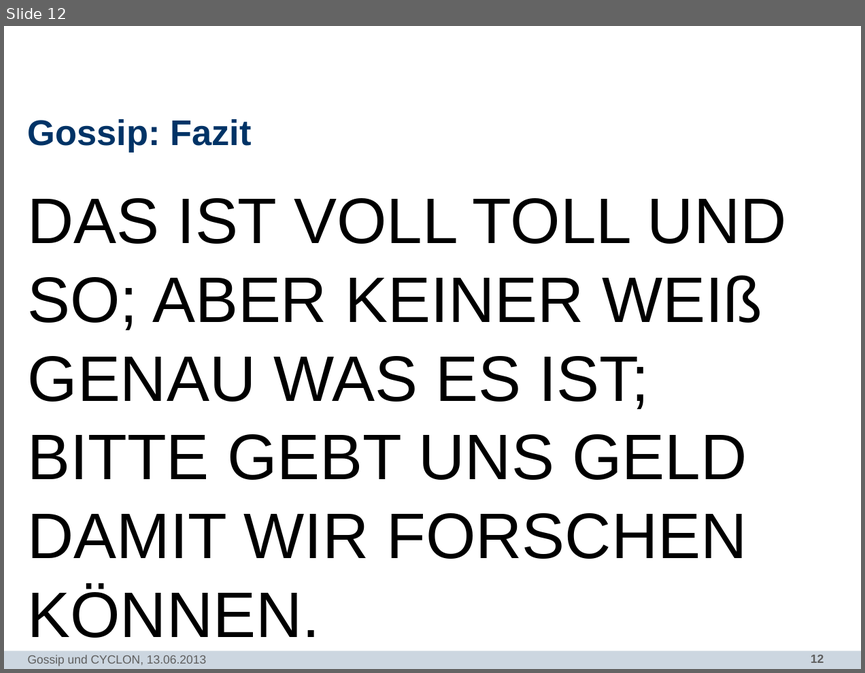
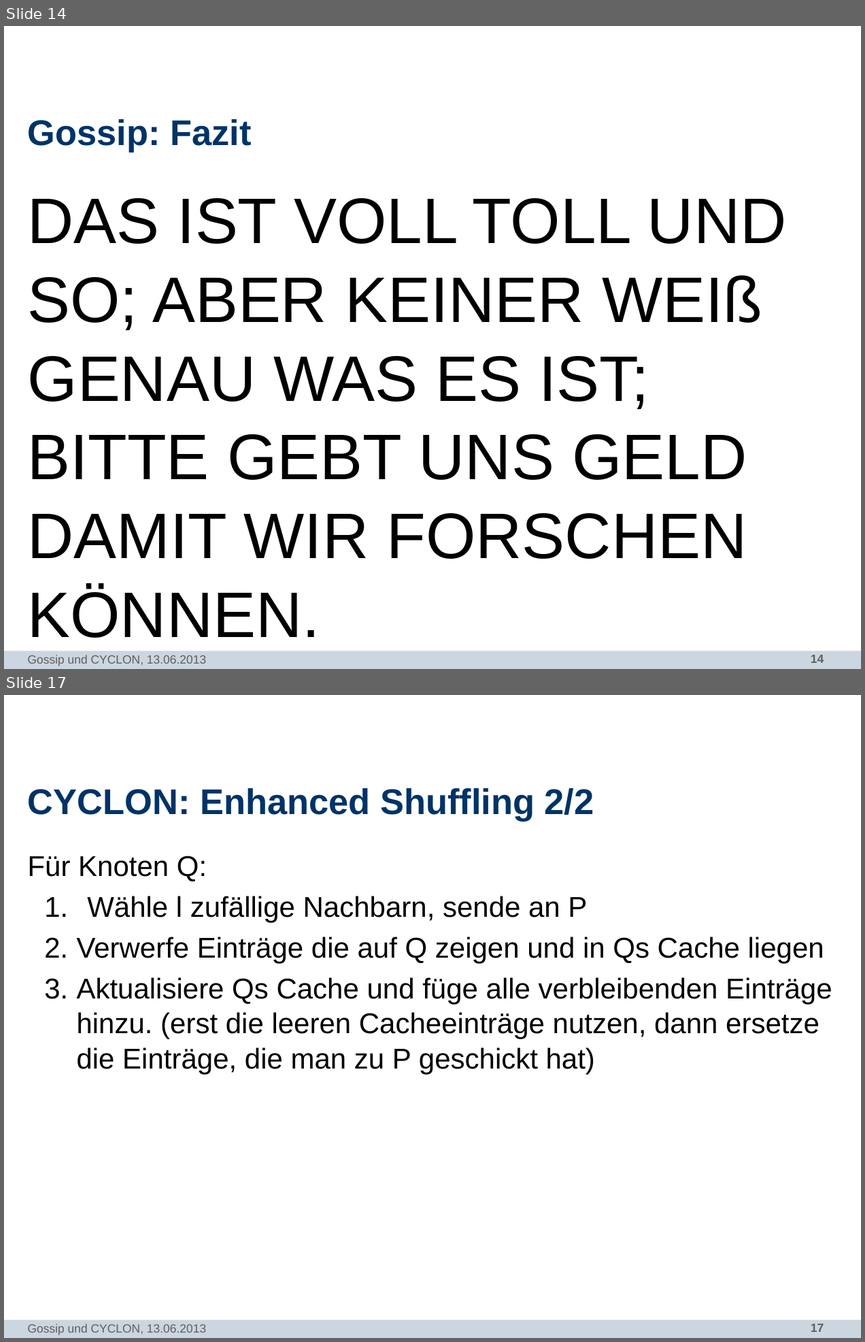
Before and after one commit to N8Fear/DistributedSystems, a slide deck: Vortrag/[MASTER] Präsentation.pptx. Shown one above the other, each under a label of ours: slide 12 before the commit, slides 14 and 17 after it; the slides between them are not shown. The pictures are 865x673 and 865x1342 pixels, drawn with LibreOffice and Linux fonts; fonts in the diff are those of the drawing; background and template pictures are left out. Boxes give left, top, right and bottom in pixels: in the first picture for what was removed or moved away, otherwise in the second. Text is boxed around its words. In the diff, an @@ line names an element or a change of style, - is before the commit and + after.

```diff
--- a/Vortrag/[MASTER] Präsentation.pptx
+++ b/Vortrag/[MASTER] Präsentation.pptx
@@ slide 17 added at (x1=4, y1=695, x2=861, y2=1338), background #FFFFFF; not listed: 2 template elements that a slide beside it also shows @@
@@ title added at (x1=28, y1=788, x2=594, y2=821), 30 pt, text #003366, bold @@
+CYCLON: Enhanced Shuffling 2/2
@@ text added at (x1=28, y1=855, x2=832, y2=1074), 24 pt, text #000000 @@
+Für Knoten Q:
+  1. Wähle l zufällige Nachbarn, sende an P
+  2. Verwerfe Einträge die auf Q zeigen und in Qs Cache liegen
+  3. Aktualisiere Qs Cache und füge alle verbleibenden Einträge hinzu. (erst die leeren Cacheeinträge nutzen, dann ersetze die Einträge, die man zu P geschickt hat)
@@ text added at (x1=28, y1=1323, x2=206, y2=1335), 10 pt, text #5F5F5F @@
+Gossip und CYCLON, 13.06.2013
@@ what was slide 12 is now slide 14 @@
@@ page number at (x1=810, y1=654, x2=823, y2=662): text changed @@
-12
+14
```
Also in this commit, not shown: 6 slides changed, 11 other slides added, 5 other files.
